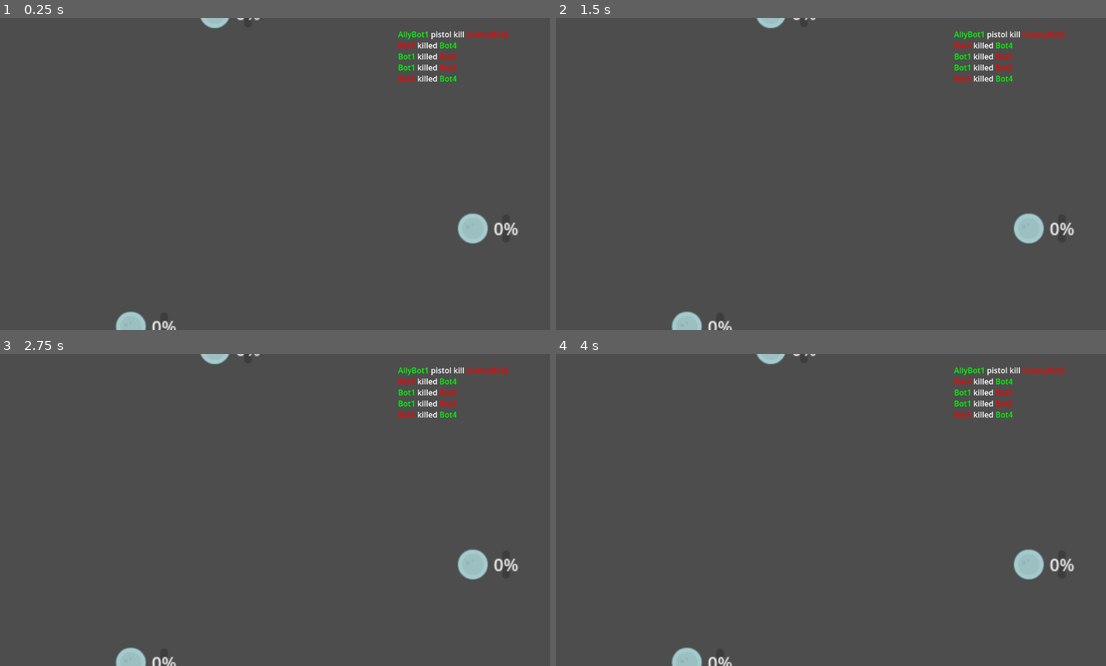
Above: before the commit, frames 1-4 (two rows, left to right).
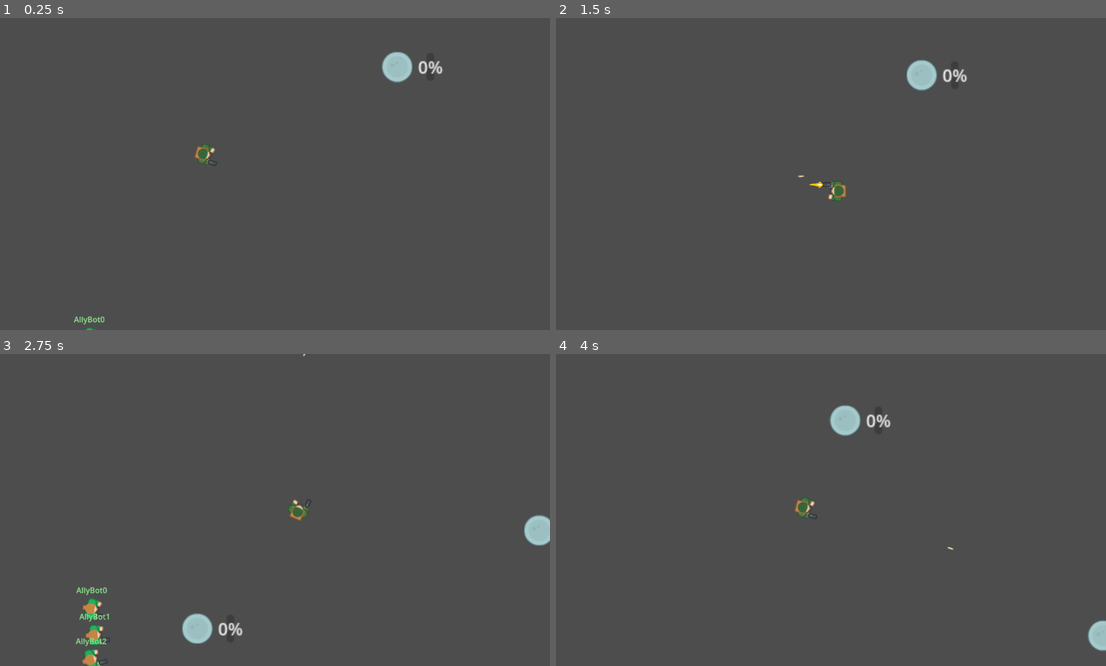
Above: after the commit, the same moments.

Repository: ZeromaXHe/MyGitRepository
Game: Godot game, scene res://scenes/main.tscn
Same seed, same stepped clock (60 frames per second), same inputs: the game is played once before the commit and once after it.
Inputs (mouse positions are in pixels of both pictures, inside the frame that each line leads up to):
- Up to frame 1 (0.25 s): no input
- Up to frame 2 (1.5 s): move the mouse to (1023, 58) at 0.52 s; hold D (right) 0.53-1.28 s; click (1023, 58) at 0.6 s; move the mouse to (715, 189) at 1.27 s; hold S (down) from 1.28 s (still down); click (715, 189) at 1.35 s
- Up to frame 3 (2.75 s): move the mouse to (330, 441) at 2.02 s; release S (down) at 2.03 s; hold D (right) from 2.03 s (still down); click (330, 441) at 2.1 s
- Up to frame 4 (4 s): move the mouse to (798, 572) at 2.77 s; release D (right) at 2.78 s; hold W (up) 2.78-3.53 s; click (798, 572) at 2.85 s; move the mouse to (996, 556) at 3.52 s; hold A (left) from 3.53 s (still down); click (996, 556) at 3.6 s

The runs differ from the first frame. In frame 1, 2.4% of the frame differs, in the area x 13-95%, y 0-100%; in frame 2, 2.5%; in frame 3, 3.5%, in the area x 13-100%, y 0-100%; in frame 4, 2.7%.
Error before the commit: Parse Error: Identifier "unit_list" not declared in the current scope. (res://scripts/map_ai.gd:111)

Commit message:
fix(GodotDemo): GodotProjects 注释 spawn_unit() 方法防止因 unit_list 已删除而无法编译

Diff:
--- a/GodotDemo/GodotProjects/scenes/main.tscn
+++ b/GodotDemo/GodotProjects/scenes/main.tscn
@@ -578,13 +578,16 @@
 script = ExtResource("3_fdg2q")
 
 [node name="AllyMapAI" parent="." instance=ExtResource("6_sp66p")]
+base_capture_start_order = null
 team_side = 1
 unit_scene = ExtResource("5_gi44o")
+max_units_alive = null
 
 [node name="EnemyMapAI" parent="." instance=ExtResource("6_sp66p")]
 base_capture_start_order = 1
 team_side = 2
 unit_scene = ExtResource("4_eaets")
+max_units_alive = null
 
 [node name="AllyRespawnPoints" type="Node2D" parent="."]
 position = Vector2(-179, 553)
--- a/GodotDemo/GodotProjects/scenes/map_ai.tscn
+++ b/GodotDemo/GodotProjects/scenes/map_ai.tscn
@@ -5,6 +5,9 @@
 
 [node name="MapAI" type="Node2D"]
 script = ExtResource("1_f7qel")
+base_capture_start_order = null
+team_side = null
+max_units_alive = null
 
 [node name="Team" parent="." instance=ExtResource("2_6n0g7")]
 
--- a/GodotDemo/GodotProjects/scripts/map_ai.gd
+++ b/GodotDemo/GodotProjects/scripts/map_ai.gd
@@ -107,12 +107,12 @@
 		respawn_timer.start()
 
 
-func spawn_unit(spawn_location: Vector2, spawn_idx: int):
-	var unit: Actor = unit_list[spawn_idx]
-	unit.global_position = spawn_location
-	unit.visible = true
-	unit.disable_mode = CollisionObject2D.DISABLE_MODE_KEEP_ACTIVE
-	unit.ai.activate_detection_zone()
-	unit.set_ai_advance_to(target_base)
-
-	unit_spawned.emit(unit)
+#func spawn_unit(spawn_location: Vector2, spawn_idx: int):
+#	var unit: Actor = unit_list[spawn_idx]
+#	unit.global_position = spawn_location
+#	unit.visible = true
+#	unit.disable_mode = CollisionObject2D.DISABLE_MODE_KEEP_ACTIVE
+#	unit.ai.activate_detection_zone()
+#	unit.set_ai_advance_to(target_base)
+#
+#	unit_spawned.emit(unit)
